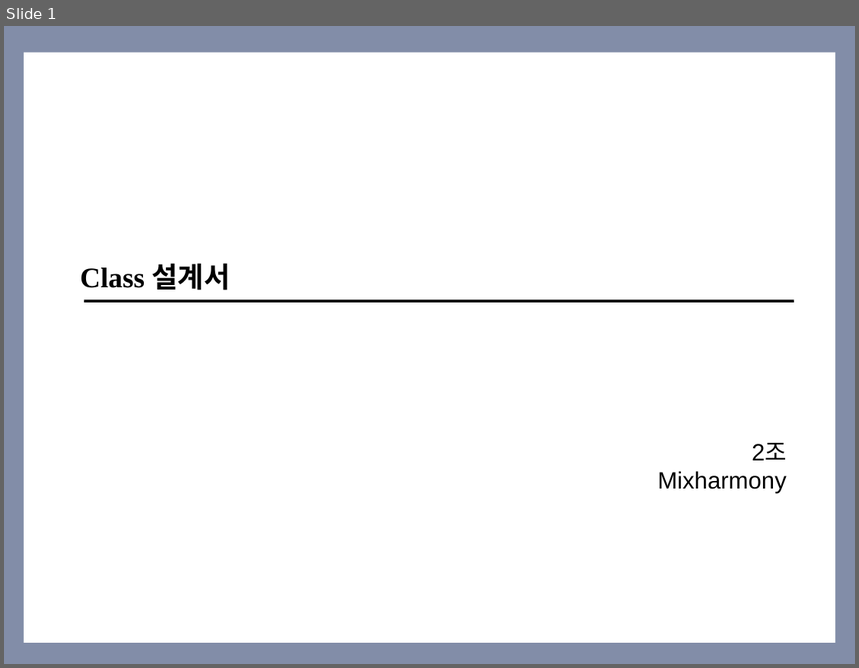
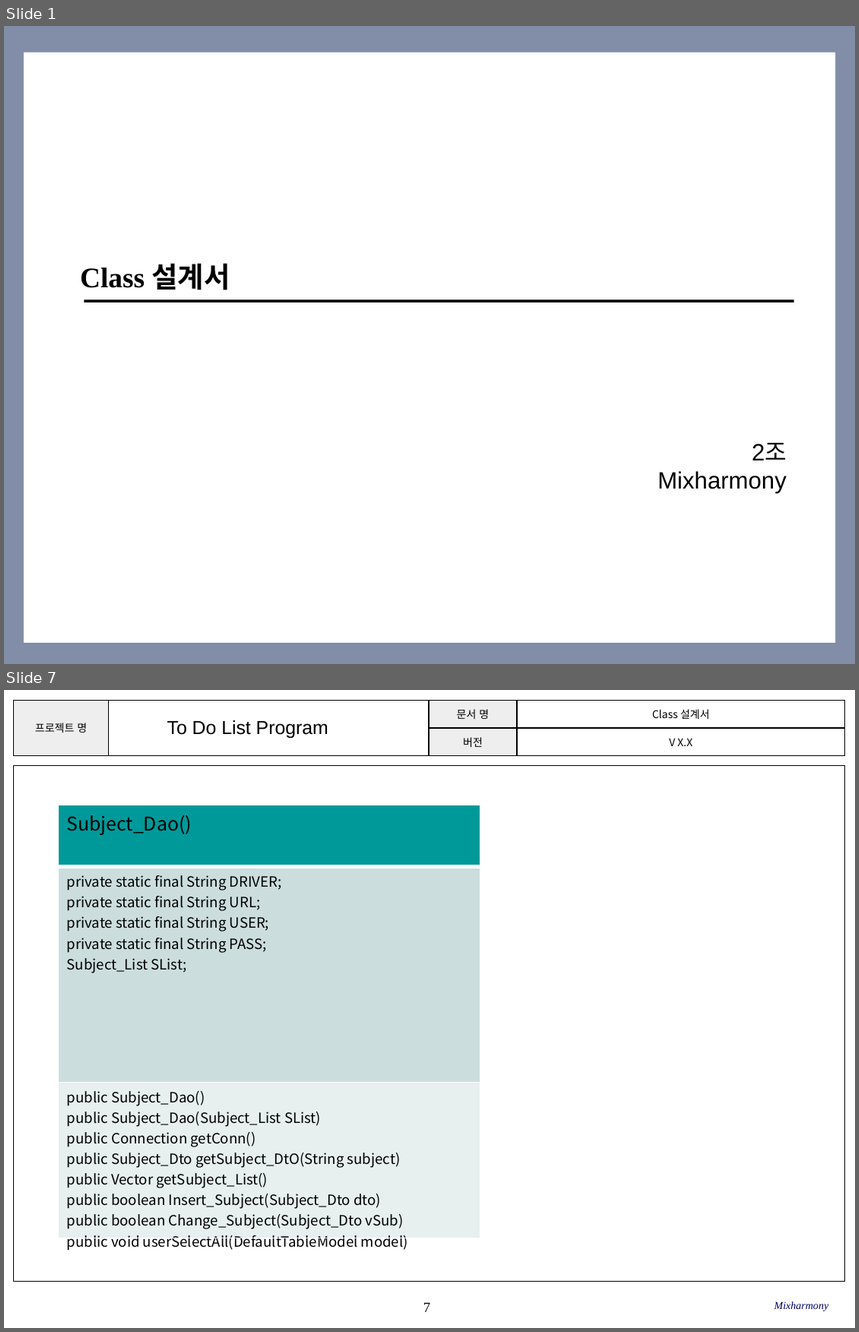
Before and after one commit to SE-admin/SE2017_2_mixharmony, a slide deck: doc/3_ 설계서/Class Design.pptx. Shown one above the other, each under a label of ours: slide 1 before the commit, slides 1 and 7 after it; the slides between them are not shown. The pictures are 859x668 and 859x1332 pixels, drawn with LibreOffice and Linux fonts; fonts in the diff are those of the drawing; background and template pictures are left out. Boxes give left, top, right and bottom in pixels: in the first picture for what was removed or moved away, otherwise in the second. Text is boxed around its words. In the diff, an @@ line names an element or a change of style, - is before the commit and + after.

Commit message:
#862 Class Design.pptx (Subject에 대한 클래스 추가 및 내용 수정)

```diff
--- a/doc/3_ 설계서/Class Design.pptx
+++ b/doc/3_ 설계서/Class Design.pptx
@@ slide 7 added at box(4, 690, 855, 1328), background #FFFFFF @@
@@ table added at box(13, 700, 845, 755), 2 rows, 4 columns @@
+프로젝트 명 |  | 문서 명 | Class 설계서
+ |  | 버전 | V X.X
@@ text added at box(167, 720, 329, 738), 16 pt, text #000000 @@
+To Do List Program
@@ rectangle added at box(13, 766, 845, 1281), outline #000000 0.75 pt @@
@@ table added at box(59, 805, 481, 1254), 3 rows, 1 columns @@
+Subject_Dao()
+private static final String DRIVER; / private static final String URL; / private static final String USER; / private static final String PASS; / Subject_List SList;
+public Subject_Dao() / public Subject_Dao(Subject_List SList) / public Connection getConn() / public Subject_Dto getSubject_DtO(String subject) / public Vector getSubject_List() / public boolean Insert_Subject(Subject_Dto dto) / public boolean Change_Subject(Subject_Dto vSub) / public void userSelectAll(DefaultTableModel model)
@@ page number added at box(424, 1303, 430, 1312), 12 pt, text #000000 @@
+7
@@ text added at box(775, 1302, 829, 1312), 9 pt, text #000066, italic @@
+Mixharmony
```
Also in this commit, not shown: 8 slides changed, 2 other slides added.
